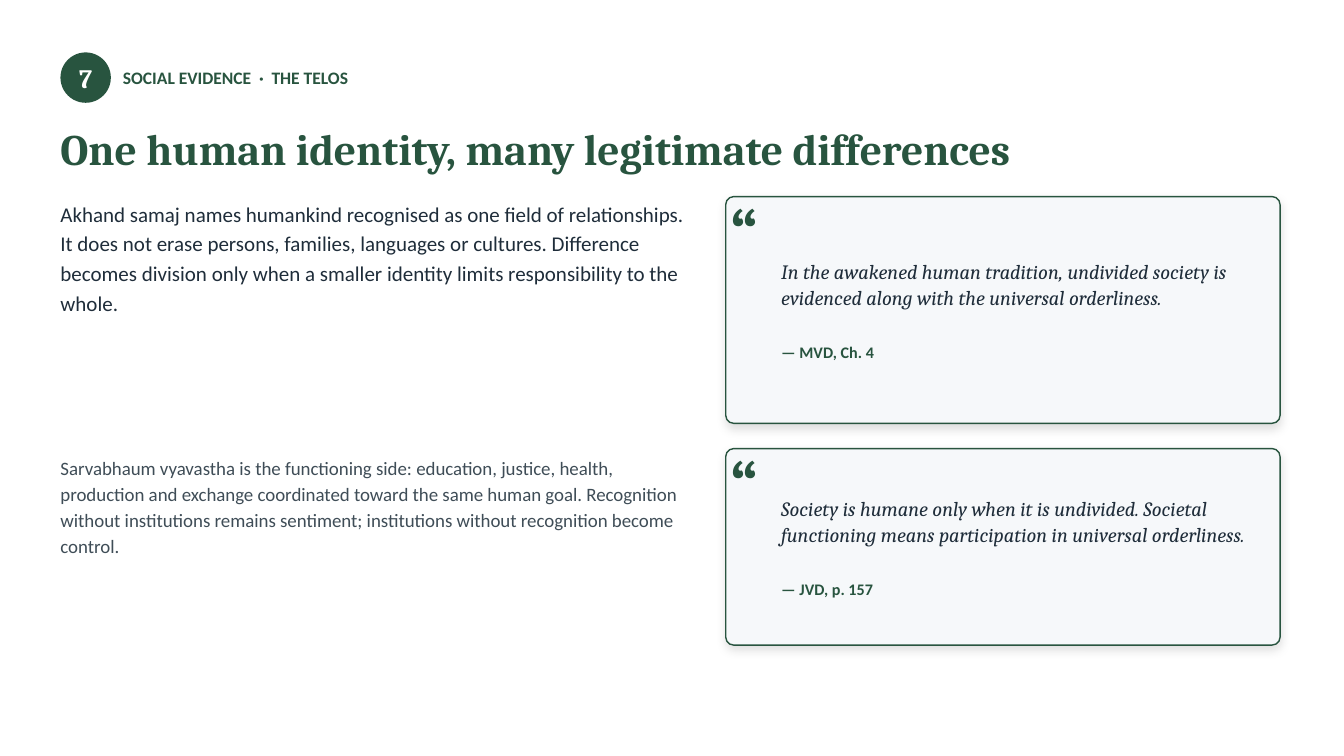
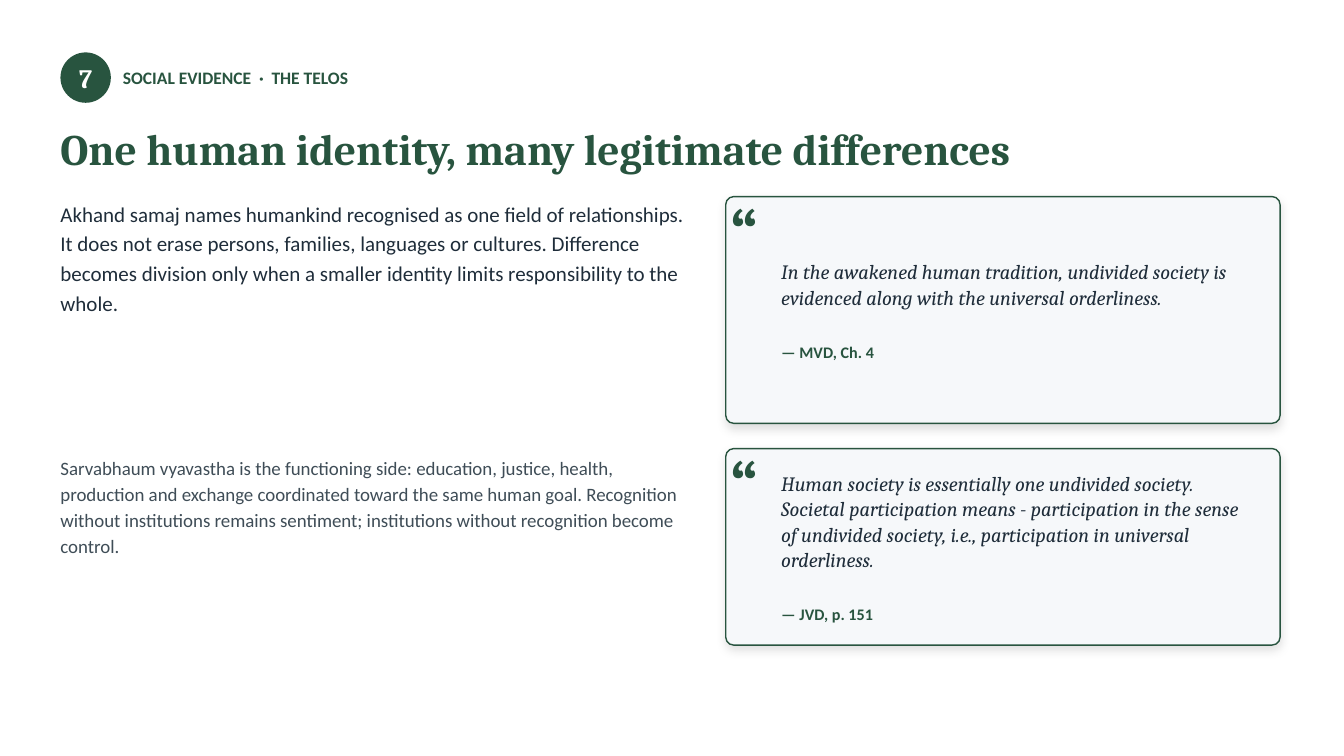
Before and after one commit to raghavamohan/AnalyticMadhyasthDarshan, a slide deck: slide 17 of Studies/How-Undivided-Society-Is-Established/How-Undivided-Society-Is-Established.pptx. Drawn at 1344x756 pixels with LibreOffice and Linux fonts; fonts in the diff are those of the drawing. Boxes give left, top, right and bottom in pixels: in the first picture for what was removed or moved away, otherwise in the second. Text is boxed around its words. In the diff, an @@ line names an element or a change of style, - is before the commit and + after.

```diff
--- a/Studies/How-Undivided-Society-Is-Established/How-Undivided-Society-Is-Established.pptx
+++ b/Studies/How-Undivided-Society-Is-Established/How-Undivided-Society-Is-Established.pptx
@@ text at (781,477,1238,623): text changed @@
-Society is humane only when it is undivided. Societal functioning means participation in universal orderliness.
-— JVD, p. 157
+Human society is essentially one undivided society. Societal participation means - participation in the sense of undivided society, i.e., participation in universal orderliness.
+— JVD, p. 151
```
Also in this commit, not shown: 34 other files.
